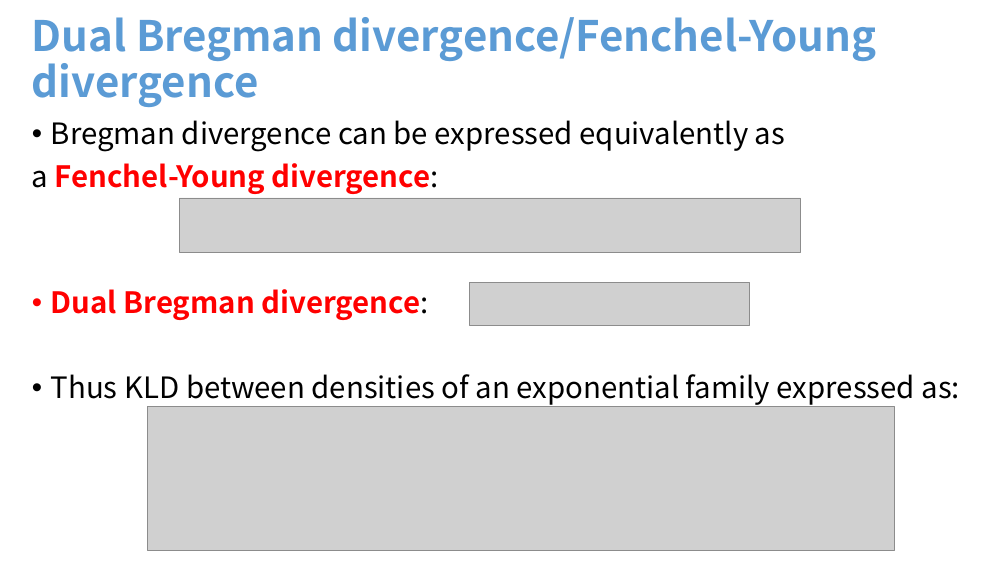
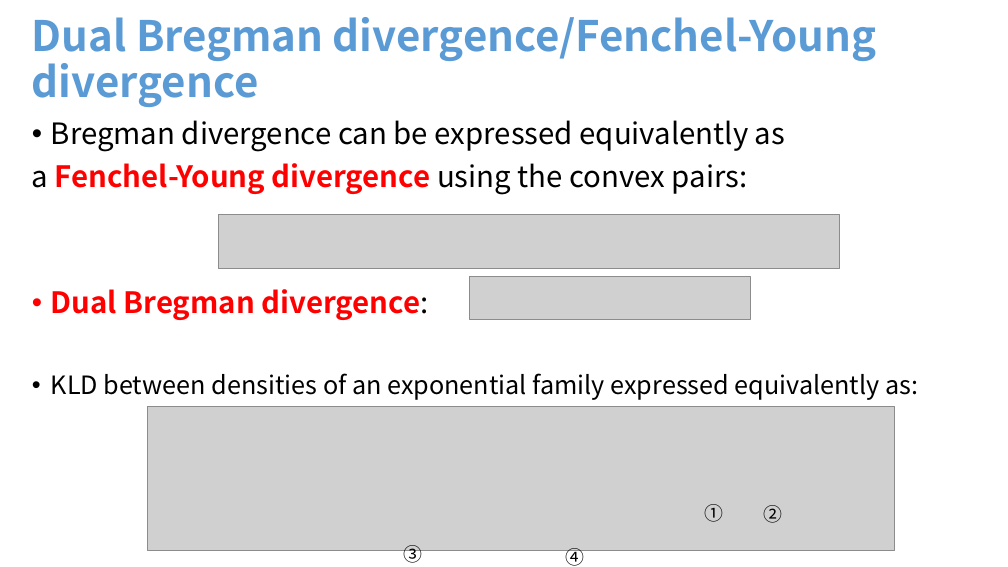
Before and after one commit to FrankNielsen/FrankNielsen.github.io, a slide deck: slide 11 of PPTX/DivergencesComparativeConvexity-FrankNIELSEN.pptx (slide 8 before the commit). Drawn at 1008x567 pixels with LibreOffice and Linux fonts; fonts in the diff are those of the drawing; grey boxes stand for pictures. Boxes give left, top, right and bottom in pixels: in the first picture for what was removed or moved away, otherwise in the second. Text is boxed around its words. In the diff, an @@ line names an element or a change of style, - is before the commit and + after.

```diff
--- a/PPTX/DivergencesComparativeConvexity-FrankNIELSEN.pptx
+++ b/PPTX/DivergencesComparativeConvexity-FrankNIELSEN.pptx
@@ text at [32,163,748,195]: text changed @@
-a Fenchel-Young divergence:
+a Fenchel-Young divergence using the convex pairs:
@@ picture: place and size @@
-picture at [179,198,801,253]
+picture at [219,215,840,269]
@@ picture: place and size @@
-picture at [469,282,749,325]
+picture at [470,277,750,320]
@@ text at [51,373,918,400]: text changed; size 28 to 24 pt @@
-• Thus KLD between densities of an exponential family expressed as:
+• KLD between densities of an exponential family expressed equivalently as:
@@ text added at [705,504,724,522], 18 pt, text #000000 @@
+①
@@ text added at [763,505,782,523], 18 pt, text #000000 @@
+②
@@ text added at [404,545,423,567], 18 pt, text #000000 @@
+③
@@ text added at [566,548,585,566], 18 pt, text #000000 @@
+④
```
Also in this commit, not shown: 27 other slides changed, 8 slides added, 4 other files.
